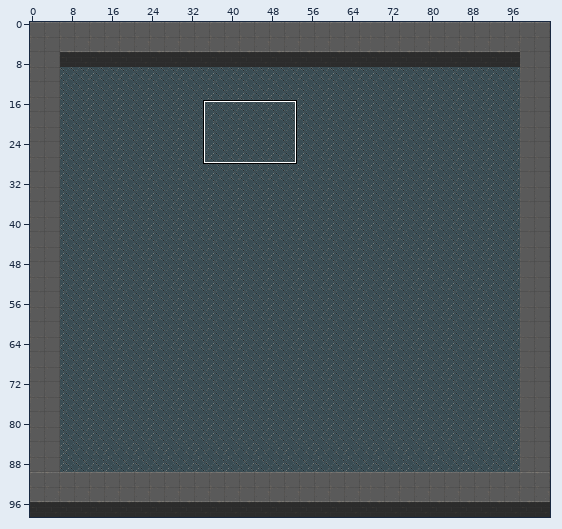
A Tiled map (JSON) gets an edit: bin/data/maps/testing.json. Above, an overview of the earlier version with the close-up marked.
Close-up. The starting point:
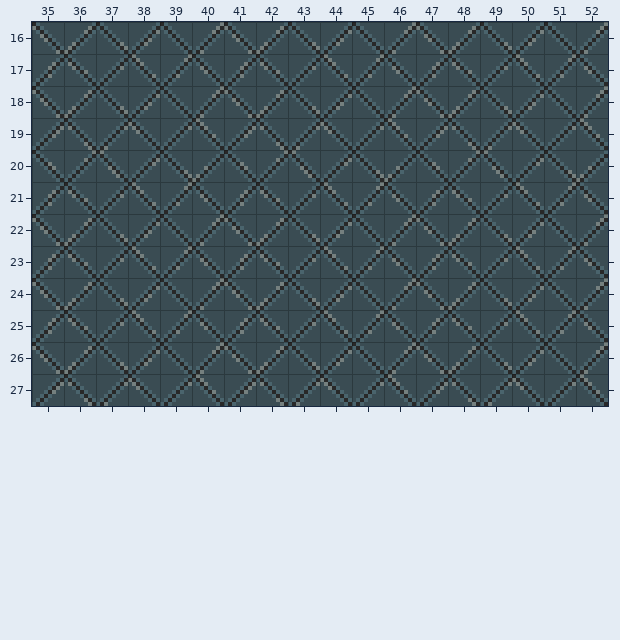
Cells are 8x8 px. Shown: x 35..52, y 16..27. The commit also changed other parts of the map, which this record leaves out.
New version:
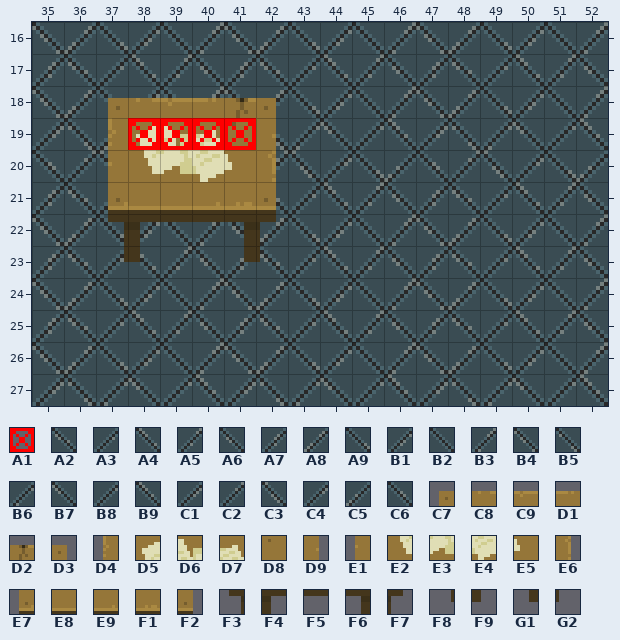
Key: from "spritesheet": A1 64, A2 420, A3 421, A4 422, A5 423, A6 424, A7 425, A8 484, A9 485, B1 486, B2 487, B3 488, B4 489, B5 548, B6 549, B7 550, B8 551, B9 552, C1 553, C2 612, C3 613, C4 614, C5 616, C6 617, C7 810, C8 811, C9 812, D1 813, D2 814, D3 815, D4 874, D5 875, D6 876, D7 877, D8 878, D9 879, E1 938, E2 939, E3 940, E4 941, E5 942, E6 943, E7 1002, E8 1003, E9 1005, F1 1006, F2 1007, F3 1066, F4 1067, F5 1068, F6 1070, F7 1071, F8 1130, F9 1131, G1 1134, G2 1135.
__ is an empty cell, .. an unchanged one.
Tiles of an added or newly shown layer are drawn over the layers below it.
Change:
--- layer "background" (removed)
@@ x 37..42 @@
-18 A9 B1 B2 B3 B4 A8
-19 B6 B7 B8 B9 C1 B5
-20 C3 C4 A9 C5 C6 C2
-21 A3 A4 A5 A6 A7 A2
-22 A9 B1 B2 B3 B4 A8
-23 A3 A4 .. .. A7 A2
+18 __ __ __ __ __ __
+19 __ __ __ __ __ __
+20 __ __ __ __ __ __
+21 __ __ __ __ __ __
+22 __ __ __ __ __ __
+23 __ __ .. .. __ __
--- layer "layer_0" (added)
@@ x 37..42 @@
-18 __ __ __ __ __ __
-19 __ .. .. .. .. __
-20 __ .. .. .. .. __
-21 __ .. .. .. .. __
-22 __ __ __ __ __ __
-23 __ __ .. .. __ __
+18 A9 B1 B2 B3 B4 A8
+19 B6 .. .. .. .. B5
+20 C3 .. .. .. .. C2
+21 A3 .. .. .. .. A2
+22 A9 B1 B2 B3 B4 A8
+23 A3 A4 .. .. A7 A2
--- layer "layer_1" (added)
@@ x 37..42 @@
-18 __ __ __ __ __ __
-19 __ __ __ __ __ __
-20 __ __ __ __ __ __
-21 __ __ __ __ __ __
-22 __ __ __ __ __ __
-23 __ __ .. .. __ __
+18 C7 C8 C9 D1 D2 D3
+19 D4 D5 D6 D7 D8 D9
+20 E1 E2 E3 E4 E5 E6
+21 E7 E8 E8 E9 F1 F2
+22 F3 F4 F5 F5 F6 F7
+23 F8 F9 .. .. G1 G2
--- layer "collision" (added)
@@ x 38..41 @@
-19 __ __ __ __
+19 A1 A1 A1 A1
